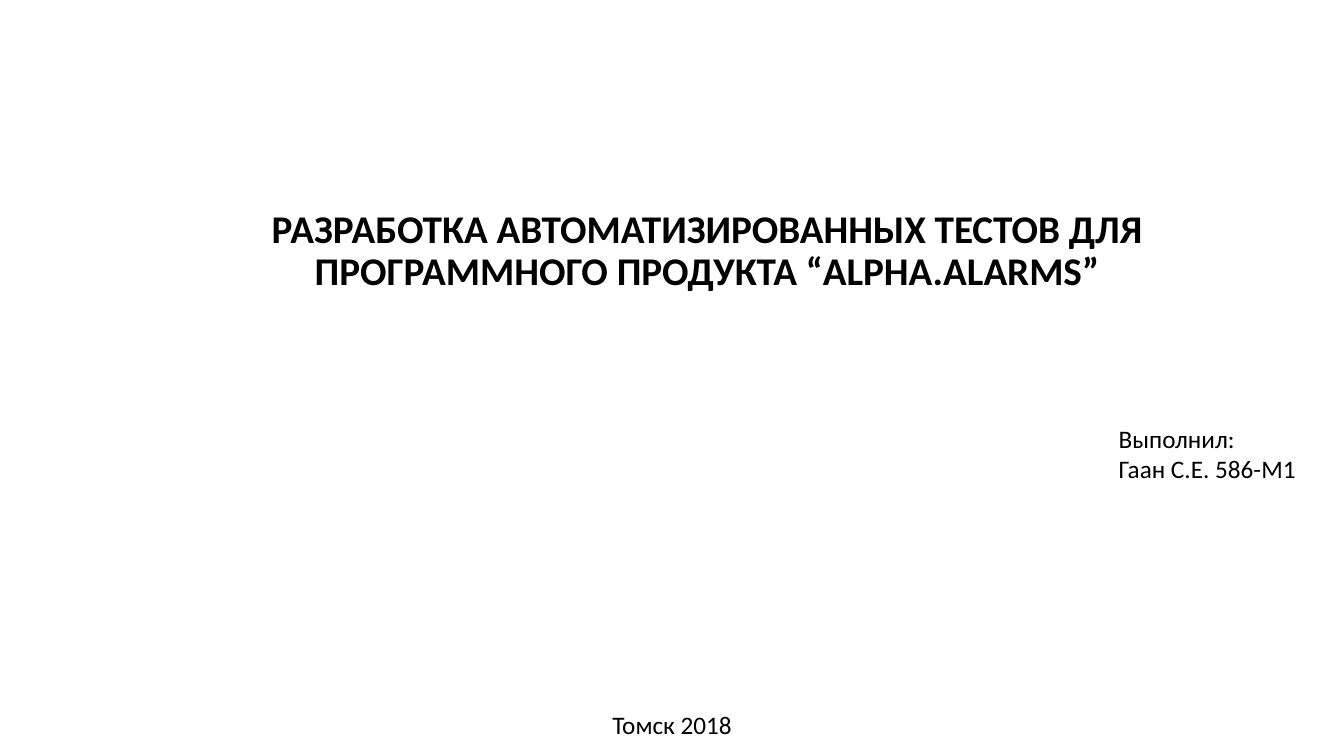
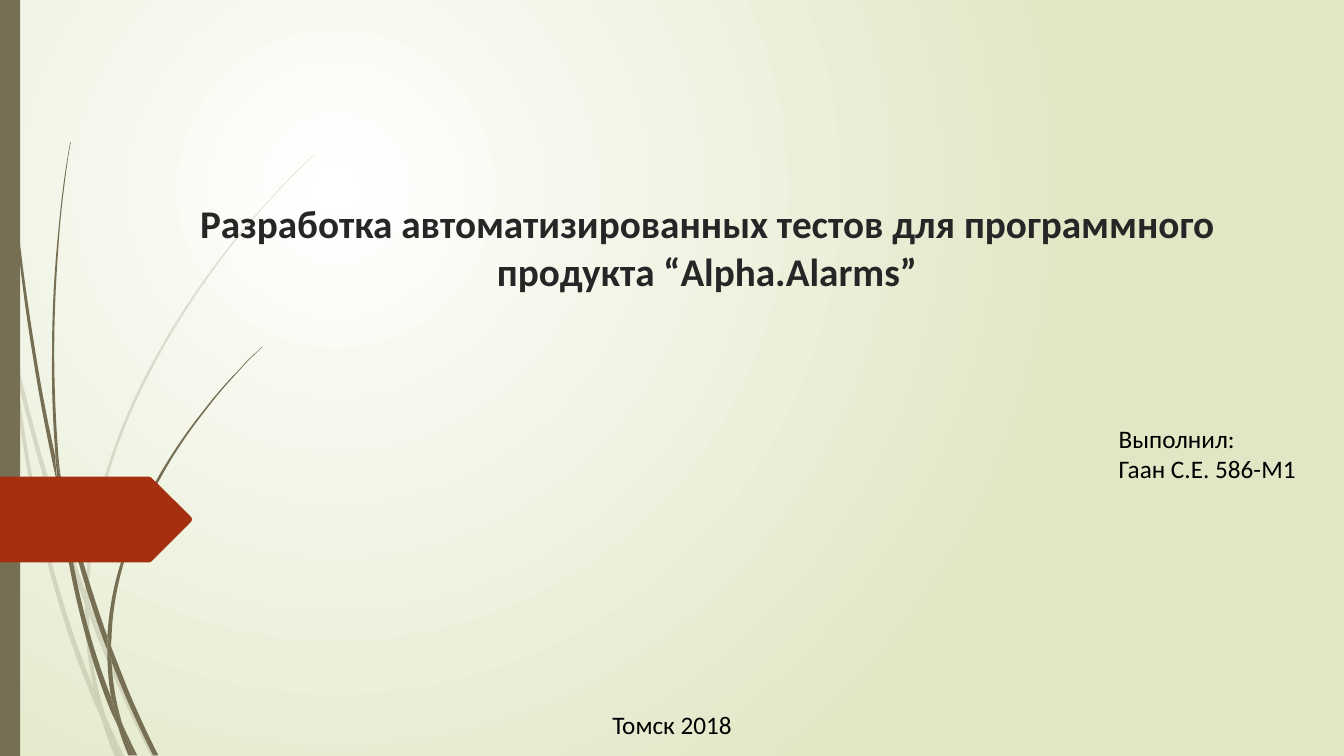
Before and after one commit to Sergeygaan/Lab1, a slide deck: slide 1 of Презентация.pptx. Drawn at 1344x756 pixels with LibreOffice and Linux fonts; fonts in the diff are those of the drawing; background and template pictures are left out. Boxes give left, top, right and bottom in pixels: in the first picture for what was removed or moved away, otherwise in the second. Text is boxed around its words. In the diff, an @@ line names an element or a change of style, - is before the commit and + after.

```diff
--- a/Презентация.pptx
+++ b/Презентация.pptx
@@ background #FFFFFF to gradient #FFFFFF to #DFE8C4 @@
@@ rectangle added at [0, 0, 20, 756], fill #766F54 @@
@@ title at [200, 211, 1214, 293]: text changed; text colour #000000 to #262626 @@
-РАЗРАБОТКА АВТОМАТИЗИРОВАННЫХ ТЕСТОВ ДЛЯ ПРОГРАММНОГО ПРОДУКТА “ALPHA.ALARMS”
+Разработка автоматизированных тестов для программного продукта “Alpha.Alarms”
@@ freeform shape added at [0, 477, 193, 563], fill #A53010 @@
@@ group added at [0, 154, 315, 756]: 10 freeform shapes @@
@@ group added at [3, 0, 262, 756]: 12 freeform shapes @@
```
Also in this commit, not shown: 8 other slides changed, 3 slides added, 4 slides removed, 3 other files.
